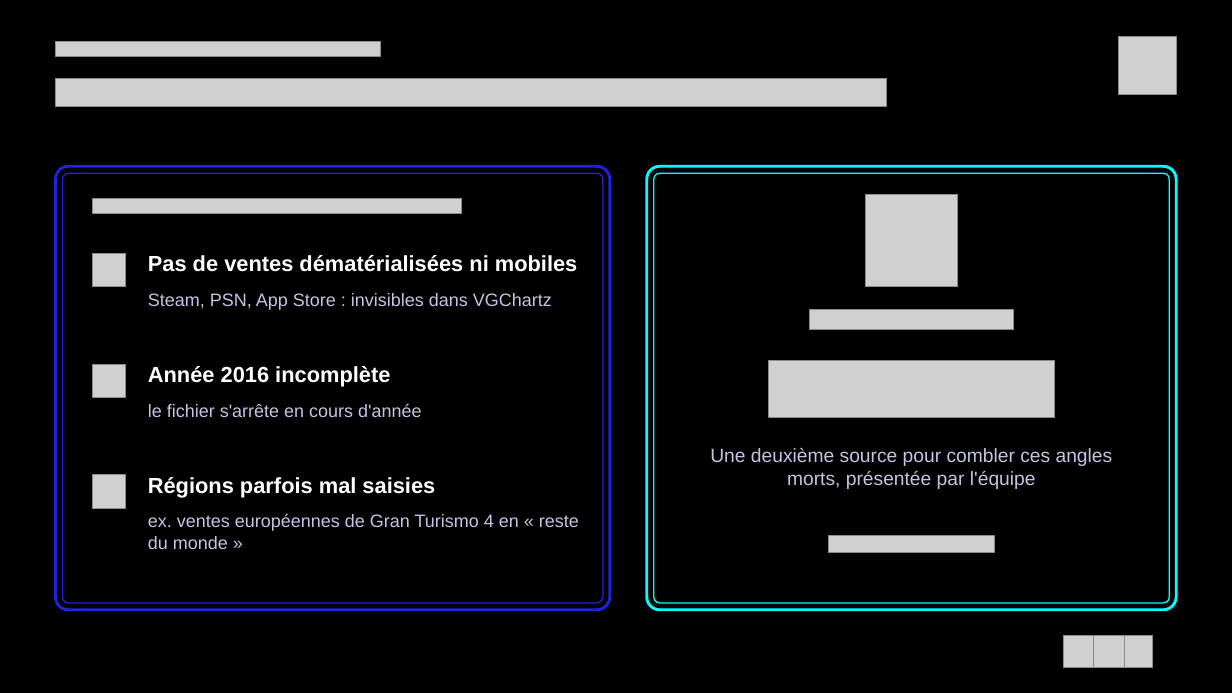
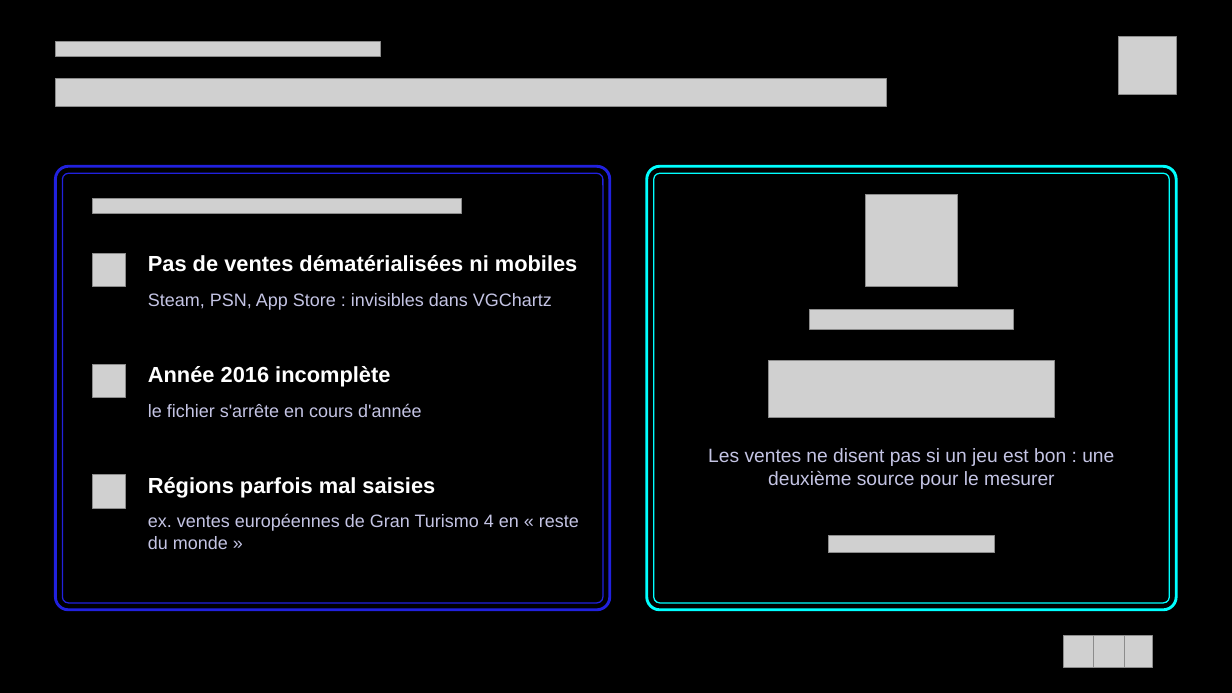
Before and after one commit to BOUADEIKHEIREDDINE/vgsales-data-wrangling, a slide deck: slide 17 of presentation/BDD1_vgsales_pacman.pptx. Drawn at 1232x693 pixels with LibreOffice and Linux fonts; fonts in the diff are those of the drawing; grey boxes stand for pictures; background and template pictures are left out. Boxes give left, top, right and bottom in pixels: in the first picture for what was removed or moved away, otherwise in the second. Text is boxed around its words. In the diff, an @@ line names an element or a change of style, - is before the commit and + after.

```diff
--- a/presentation/BDD1_vgsales_pacman.pptx
+++ b/presentation/BDD1_vgsales_pacman.pptx
@@ text at (x1=708, y1=448, x2=1114, y2=489): text changed @@
-Une deuxième source pour combler ces angles morts, présentée par l'équipe
+Les ventes ne disent pas si un jeu est bon : une deuxième source pour le mesurer
```
Also in this commit, not shown: 7 other slides changed, 5 other files.
